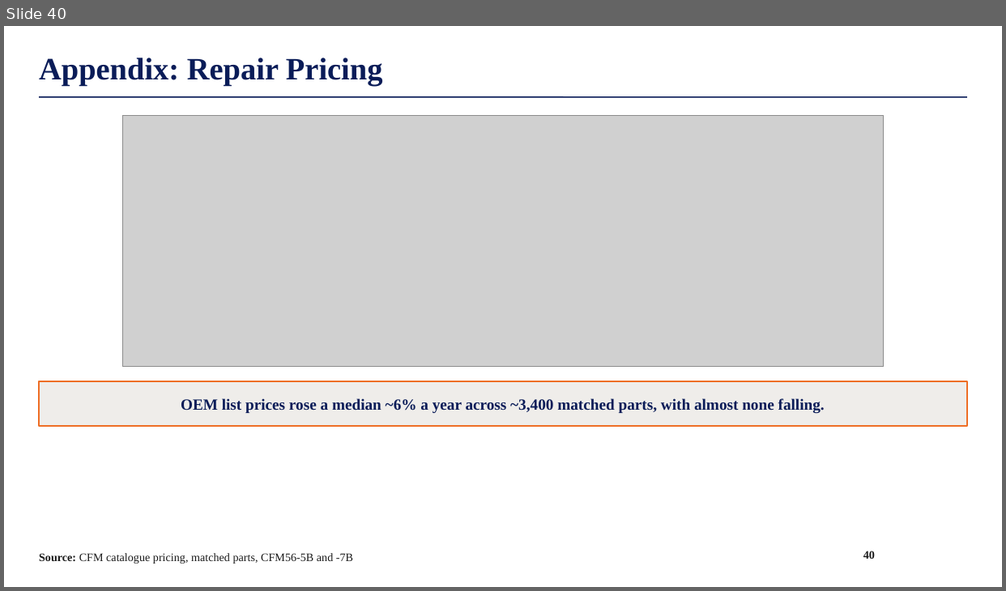
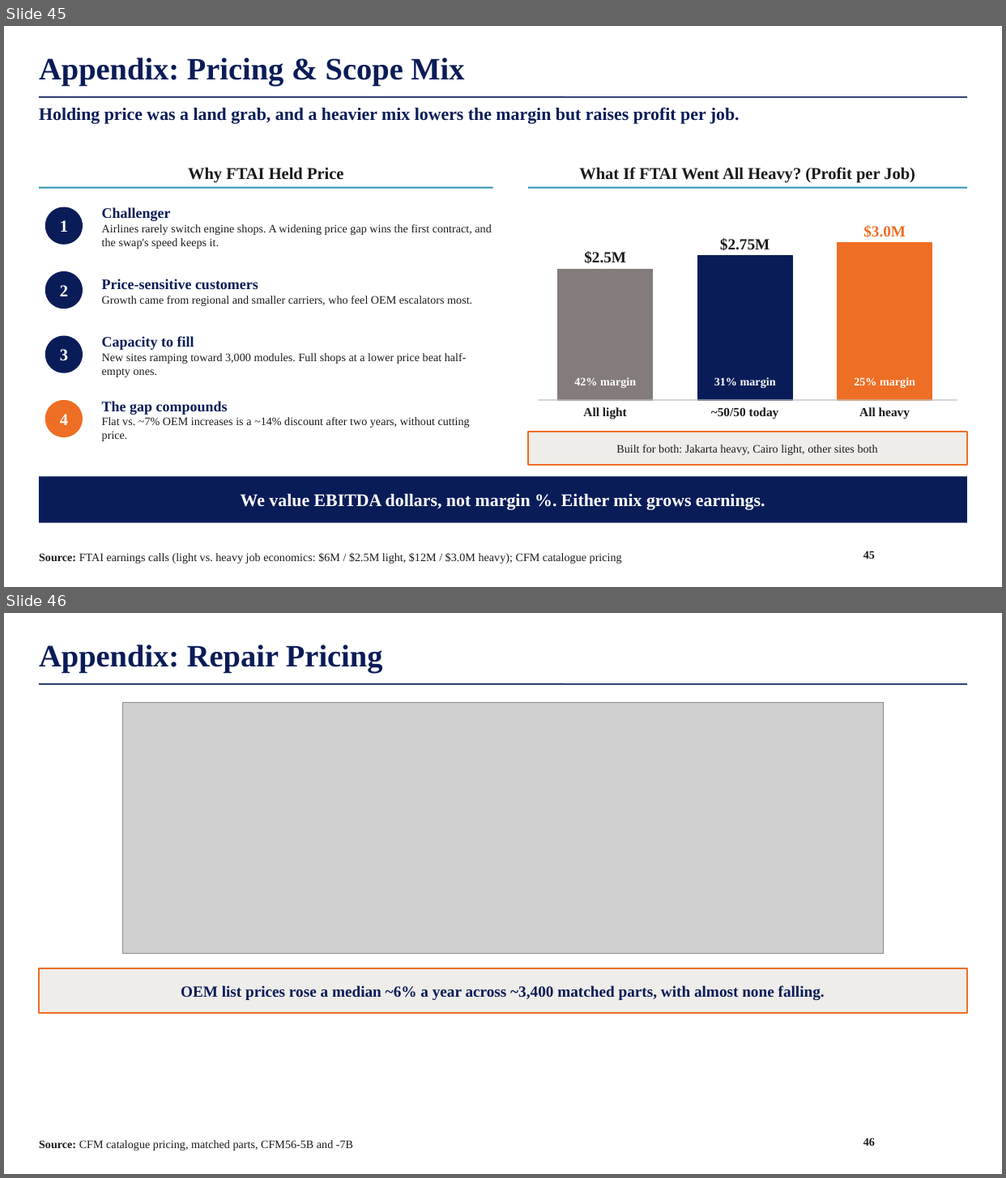
Before and after one commit to maxlsmls-dot/SPOT, a slide deck: deck/FTAI_Long_Pitch.pptx. Shown one above the other, each under a label of ours: slide 40 before the commit, slides 45 and 46 after it. The pictures are 1006x591 and 1006x1178 pixels, drawn with LibreOffice and Linux fonts; fonts in the diff are those of the drawing; grey boxes stand for pictures; background and template pictures are left out. Boxes give left, top, right and bottom in pixels: in the first picture for what was removed or moved away, otherwise in the second. Text is boxed around its words. In the diff, an @@ line names an element or a change of style, - is before the commit and + after.

```diff
--- a/deck/FTAI_Long_Pitch.pptx
+++ b/deck/FTAI_Long_Pitch.pptx
@@ slide 45 added at (x1=4, y1=26, x2=1002, y2=587), background #FFFFFF; not listed: 1 template element that a slide beside it also shows @@
@@ title added at (x1=39, y1=58, x2=464, y2=86), 30 pt, text #0A1C58, bold @@
+Appendix: Pricing & Scope Mix
@@ text added at (x1=39, y1=107, x2=739, y2=124), 17 pt, text #0A1C58, bold @@
+Holding price was a land grab, and a heavier mix lowers the margin but raises profit per job.
@@ text added at (x1=188, y1=167, x2=343, y2=183), 16 pt, text #1A1A1A, bold @@
+Why FTAI Held Price
@@ text added at (x1=579, y1=167, x2=915, y2=183), 16 pt, text #1A1A1A, bold @@
+What If FTAI Went All Heavy? (Profit per Job)
@@ line added from (39, 188) to (493, 188), #2E93AE 1.5 pt @@
@@ line added from (528, 188) to (967, 188), #2E93AE 1.5 pt @@
@@ ellipse added at (x1=45, y1=207, x2=83, y2=245), fill #0A1C58, 16 pt, text #FFFFFF, bold @@
+1
@@ text added at (x1=102, y1=207, x2=491, y2=249), 11 pt, text #1A1A1A @@
+Challenger
+Airlines rarely switch engine shops. A widening price gap wins the first contract, and the swap's speed keeps it.
@@ text added at (x1=720, y1=238, x2=769, y2=251), 15 pt, text #1A1A1A, bold @@
+$2.75M
@@ rectangle added at (x1=837, y1=243, x2=932, y2=400), fill #EE6E25, outline #EE6E25 1 pt @@
@@ text added at (x1=863, y1=225, x2=906, y2=238), 15 pt, text #EE6E25, bold @@
+$3.0M
@@ text added at (x1=584, y1=251, x2=626, y2=264), 15 pt, text #1A1A1A, bold @@
+$2.5M
@@ rectangle added at (x1=698, y1=257, x2=793, y2=401), fill #0A1C58, outline #0A1C58 1 pt @@
@@ ellipse added at (x1=45, y1=271, x2=83, y2=309), fill #0A1C58, 16 pt, text #FFFFFF, bold @@
+2
@@ text added at (x1=102, y1=279, x2=472, y2=306), 11 pt, text #1A1A1A @@
+Price-sensitive customers
+Growth came from regional and smaller carriers, who feel OEM escalators most.
@@ rectangle added at (x1=558, y1=269, x2=653, y2=400), fill #847C7A, outline #847C7A 1 pt @@
@@ ellipse added at (x1=45, y1=336, x2=83, y2=373), fill #0A1C58, 16 pt, text #FFFFFF, bold @@
+3
@@ text added at (x1=102, y1=336, x2=467, y2=378), 11 pt, text #1A1A1A @@
+Capacity to fill
+New sites ramping toward 3,000 modules. Full shops at a lower price beat half-empty ones.
@@ text added at (x1=574, y1=378, x2=636, y2=388), 11 pt, text #FFFFFF, bold @@
+42% margin
@@ text added at (x1=714, y1=378, x2=776, y2=388), 11 pt, text #FFFFFF, bold @@
+31% margin
@@ text added at (x1=854, y1=378, x2=915, y2=388), 11 pt, text #FFFFFF, bold @@
+25% margin
@@ ellipse added at (x1=45, y1=400, x2=83, y2=437), fill #EE6E25, 16 pt, text #FFFFFF, bold @@
+4
@@ text added at (x1=102, y1=401, x2=470, y2=442), 11 pt, text #1A1A1A @@
+The gap compounds
+Flat vs. ~7% OEM increases is a ~14% discount after two years, without cutting price.
@@ line added from (538, 400) to (957, 400), #BFBFBF 1 pt @@
@@ text added at (x1=583, y1=408, x2=627, y2=420), 12 pt, text #1A1A1A, bold @@
+All light
@@ text added at (x1=711, y1=408, x2=779, y2=420), 12 pt, text #1A1A1A, bold @@
+~50/50 today
@@ text added at (x1=859, y1=408, x2=910, y2=420), 12 pt, text #1A1A1A, bold @@
+All heavy
@@ rectangle added at (x1=528, y1=432, x2=967, y2=466), fill #EFEDEA, outline #EE6E25 1.5 pt, 11 pt, text #1A1A1A @@
+Built for both: Jakarta heavy, Cairo light, other sites both
@@ rectangle added at (x1=39, y1=476, x2=967, y2=523), fill #0A1C58, 17 pt, text #FFFFFF, bold @@
+We value EBITDA dollars, not margin %. Either mix grows earnings.
@@ text added at (x1=39, y1=553, x2=622, y2=564), 11 pt, text #1A1A1A @@
+Source: FTAI earnings calls (light vs. heavy job economics: $6M / $2.5M light, $12M / $3.0M heavy); CFM catalogue pricing
@@ page number added at (x1=863, y1=551, x2=875, y2=559), 11 pt, text #1A1A1A, bold @@
+45
@@ what was slide 40 is now slide 46 @@
@@ page number at (x1=863, y1=1138, x2=875, y2=1146): text changed @@
-40
+46
```
Also in this commit, not shown: 1 slide changed, 5 other slides added, 1 other file.
